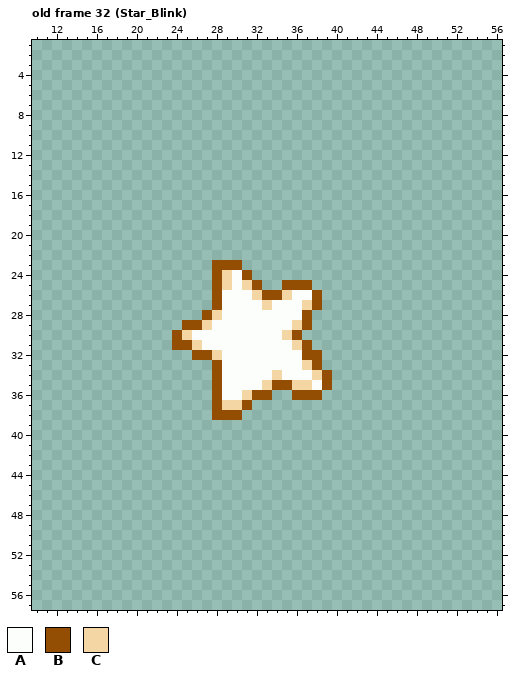
File history of a pixel-art file, Assets/Art/VFX/VFX_Kirby.aseprite. The first picture shows the starting point.
64x64 pixels, 48 frames. Colours within 5 levels of each other are drawn and written as one. Shown: old frame 32 (Star_Blink): x 10..56, y 1..57. The commit also changed other frames, which this record leaves out.
Visible layers, top first: "Layer 3", "Layer 4", "Layer 2", "Layer 11", "Layer 10", "Layer 9", "Layer 8", "Layer 6", "Layer 1".
Palette (. is transparent): A #fcfefc  B #944e04  C #f4d6a4
Pixels before, old frame 32 (Star_Blink) (only the part around the change), first column x 11:
10 ..................................
11 ..................................
12 ..................................
13 ..................................
14 ..................................
15 ..................................
16 ..................................
17 ..................................
18 ..................................
19 ..................................
20 ..................................
21 ..................................
22 ..................................
23 .................BBB..............
24 .................BCAB.............
25 .................BCACB..BBB.......
26 .................BAAACBBCAAB......
27 .................BAAAACAAACB......
28 ................BCAAAAAAAAB.......
29 ..............BBCAAAAAAAACB.......
30 .............BCAAAAAAAAACB........
31 .............BBCAAAAAAAAACB.......
32 ...............BBCAAAAAAAABB......
33 .................BAAAAAAAACB......
34 .................BAAAAACAAACB.....
35 .................BAAAACBBCCAB.....
36 .................BAACBB..BBB......
37 .................BCCB.............
38 .................BBB..............
39 ..................................
40 ..................................
41 ..................................
42 ..................................
43 ..................................
44 ..................................
45 ..................................
46 ..................................
47 ..................................
And afterwards:
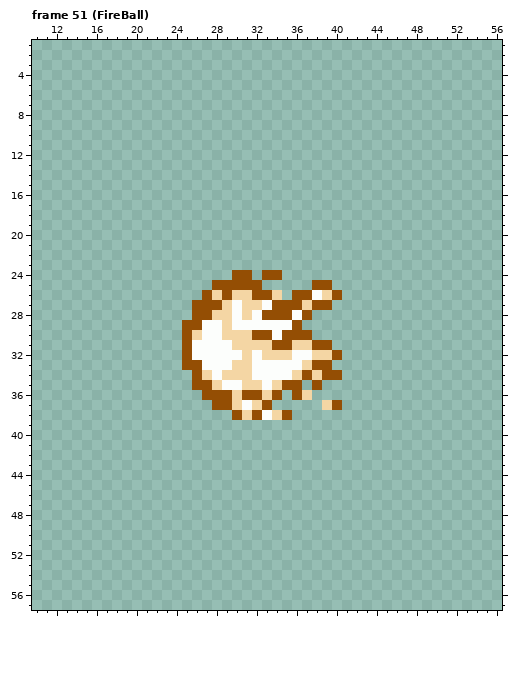
A new or re-ordered frame is compared with the old frame closest to it.
The exact change:
frames 48 -> 78
Changed rows in their new state; - is an unchanged pixel.
Frame 51 (FireBall) is new; against old frame 32 (Star_Blink), layers "Layer 5", "Layer 1":
first column x 24:
23 ----...----------
24 ----..B--BB------
25 -----BBB---...BB-
26 ---BCBCCB-C.BBACB
27 --BB-C-CCABBB--B-
28 --B--C-C-BBB-----
29 ---A-C------B.---
30 .BC--CCCBB-B-B---
31 .-A---CCCCBB-CBB-
32 -BAAA--C-CCC-ACCB
33 -BBAA-CC-------B-
34 --BCACCC--A-CB--B
35 --BBC--CCAC-B.B.-
36 ---B-BCB-CB--C.--
37 -----B-ACB-----CB
38 ----..-CBACB-----
Where, in picture pixels (left, top, right, bottom), the same in both pictures:
changed: (172, 260, 342, 420)
